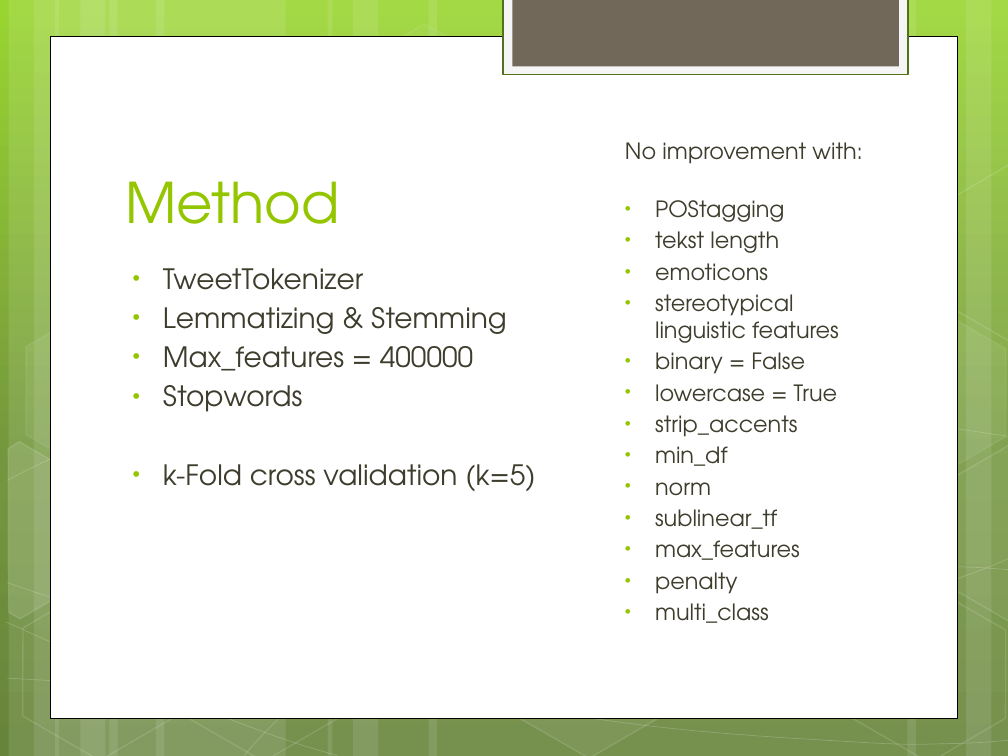
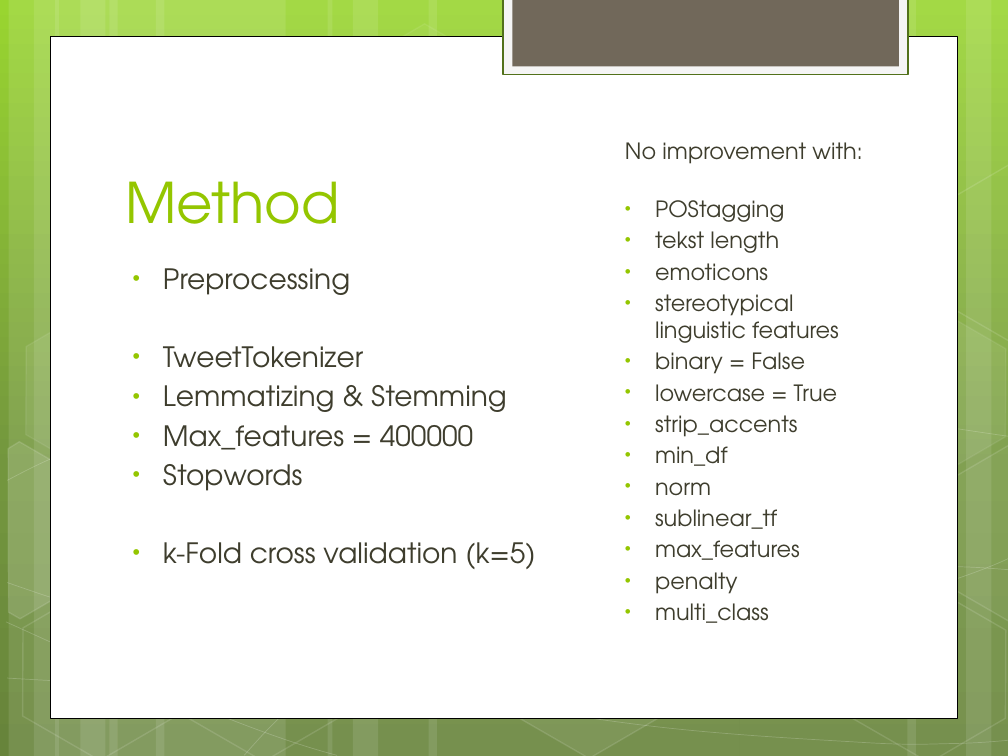
Before and after one commit to DaphneGroot/LFD-Final-Project, a slide deck: slide 7 of Presentation.pptx. Drawn at 1008x756 pixels with LibreOffice and Linux fonts; fonts in the diff are those of the drawing. Boxes give left, top, right and bottom in pixels: in the first picture for what was removed or moved away, otherwise in the second. Text is boxed around its words. In the diff, an @@ line names an element or a change of style, - is before the commit and + after.

Commit message:
Powerpoint, small change

```diff
--- a/Presentation.pptx
+++ b/Presentation.pptx
@@ text at (163, 268, 350, 295): paragraph added @@
+• Preprocessing
```
